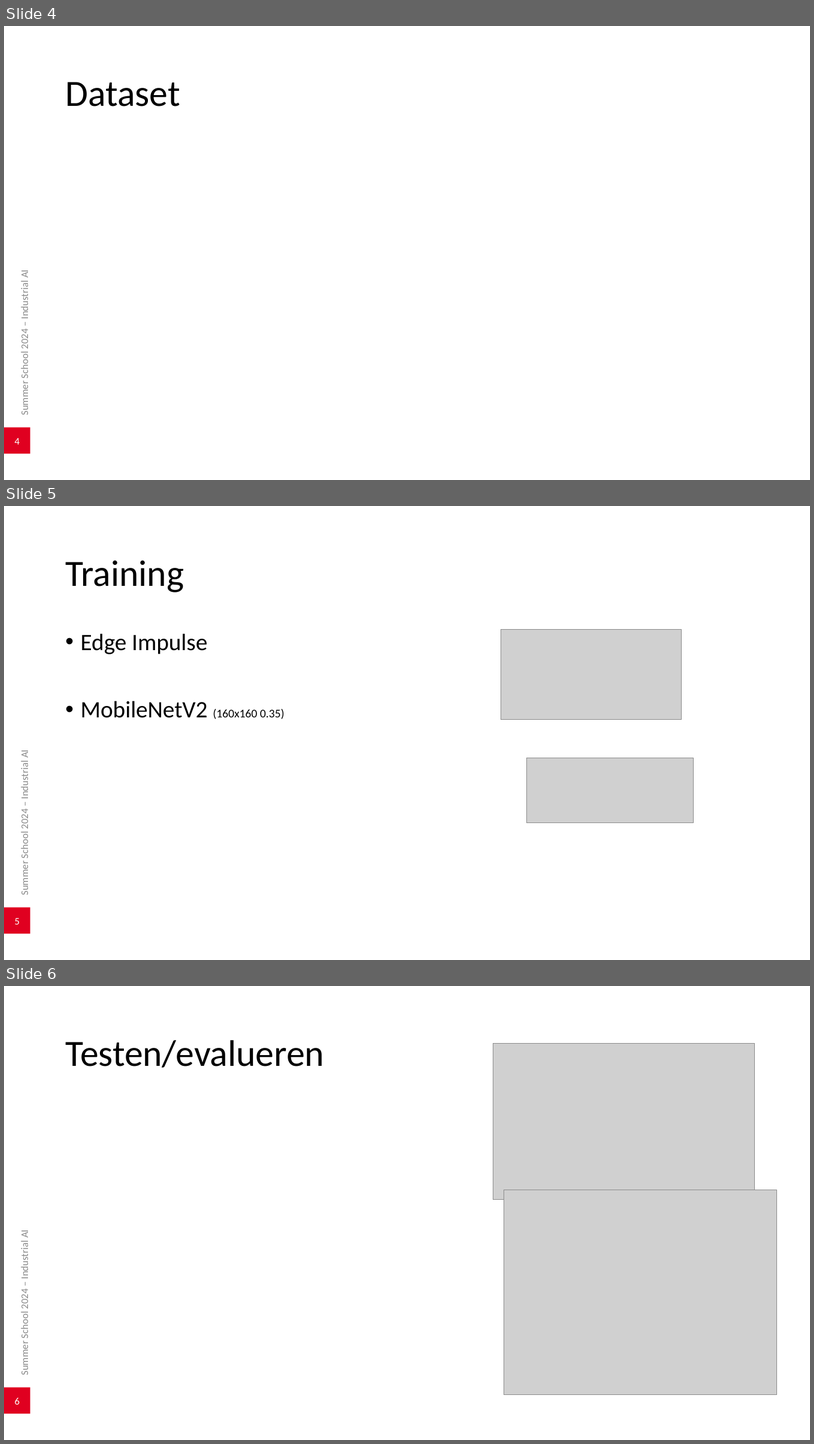
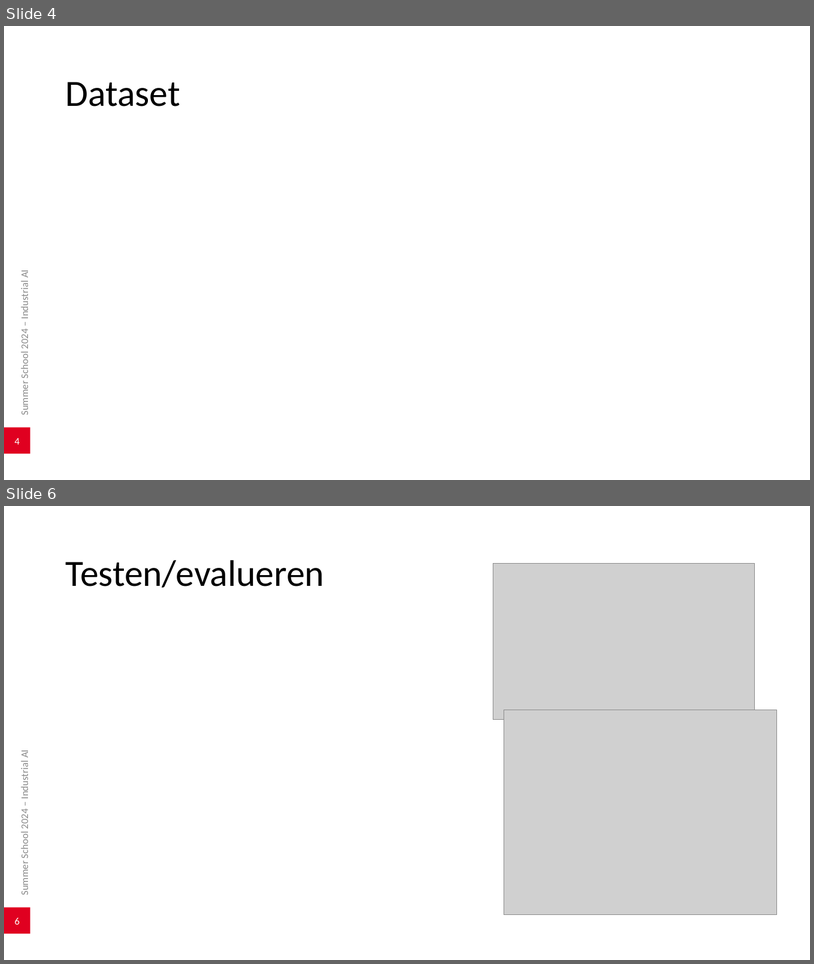
Before and after one commit to vives-project-xp/GreenhouseWaterkersAI, a slide deck: PowerPoint Vives Brugge.pptx. Shown one above the other, each under a label of ours: slides 4, 5 and 6 before the commit, slides 4 and 6 after it; the slides between them are not shown. The pictures are 814x1444 and 814x964 pixels, drawn with LibreOffice and Linux fonts; fonts in the diff are those of the drawing; grey boxes stand for pictures; background and template pictures are left out. Boxes give left, top, right and bottom in pixels: in the first picture for what was removed or moved away, otherwise in the second. Text is boxed around its words. In the diff, an @@ line names an element or a change of style, - is before the commit and + after.

```diff
--- a/PowerPoint Vives Brugge.pptx
+++ b/PowerPoint Vives Brugge.pptx
@@ slide 5 removed at (x1=4, y1=506, x2=810, y2=960), background #FFFFFF; not listed: 2 template elements that a slide beside it also shows @@
@@ title removed at (x1=65, y1=560, x2=184, y2=592) @@
-Training
@@ picture removed at (x1=501, y1=630, x2=682, y2=720) @@
@@ text removed at (x1=81, y1=633, x2=285, y2=719) @@
-• Edge Impulse
-• MobileNetV2 (160x160 0.35)
@@ picture removed at (x1=527, y1=758, x2=693, y2=823) @@
```
Also in this commit, not shown: 1 slide changed, 1 slide added, 1 other slide removed.
